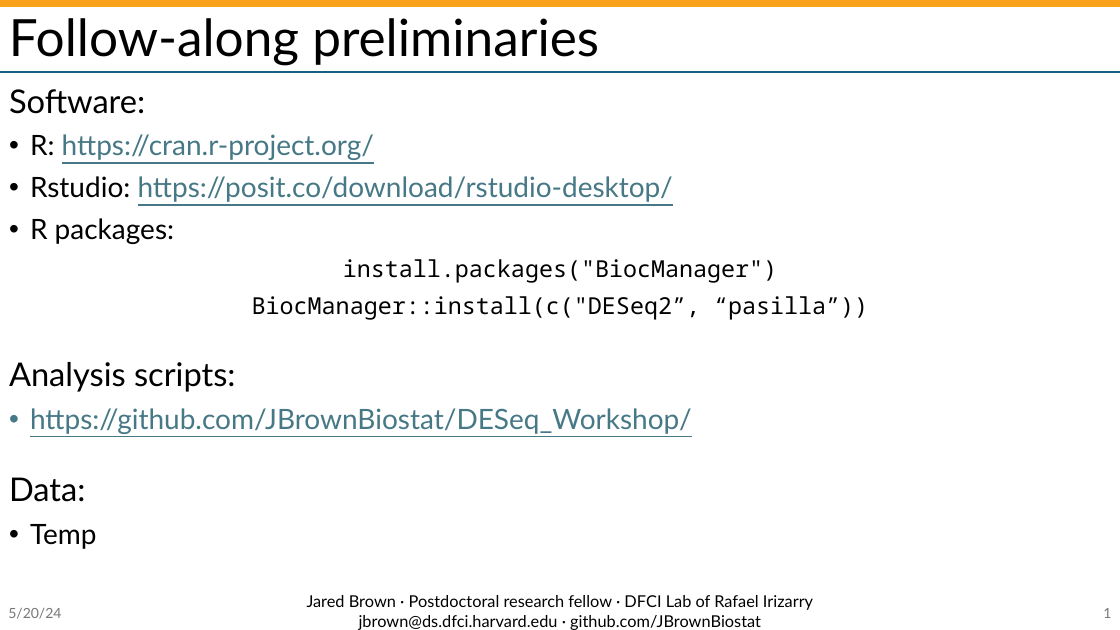
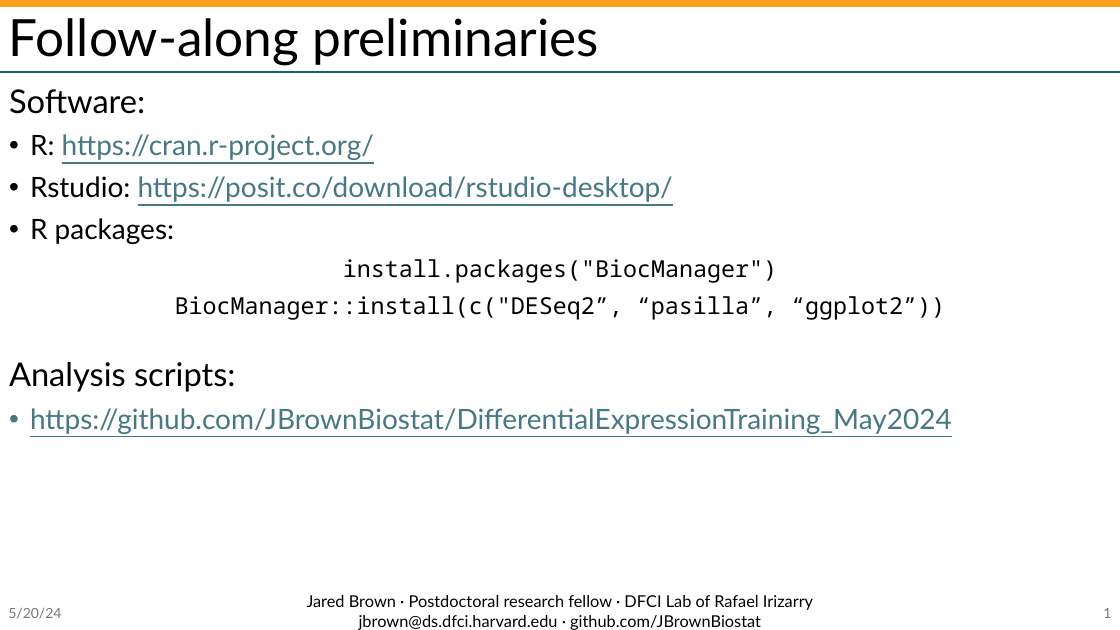
Before and after one commit to JBrownBiostat/DifferentialExpressionTraining_May2024, a slide deck: slide 2 of DeeperDESeqWithShrinkage.pptx. Drawn at 1120x630 pixels with LibreOffice and Linux fonts; fonts in the diff are those of the drawing; background and template pictures are left out. Boxes give left, top, right and bottom in pixels: in the first picture for what was removed or moved away, otherwise in the second. Text is boxed around its words. In the diff, an @@ line names an element or a change of style, - is before the commit and + after.

```diff
--- a/DeeperDESeqWithShrinkage.pptx
+++ b/DeeperDESeqWithShrinkage.pptx
@@ text at box(175, 296, 945, 320): text changed @@
-BiocManager::install(c("DESeq2”, “pasilla”))
+BiocManager::install(c("DESeq2”, “pasilla”, “ggplot2”))
@@ text at box(30, 408, 952, 434): text changed @@
-• https://github.com/JBrownBiostat/DESeq_Workshop/
-Data:
-• Temp
+• https://github.com/JBrownBiostat/DifferentialExpressionTraining_May2024
```
Also in this commit, not shown: 7 slides added, 2 other files.
